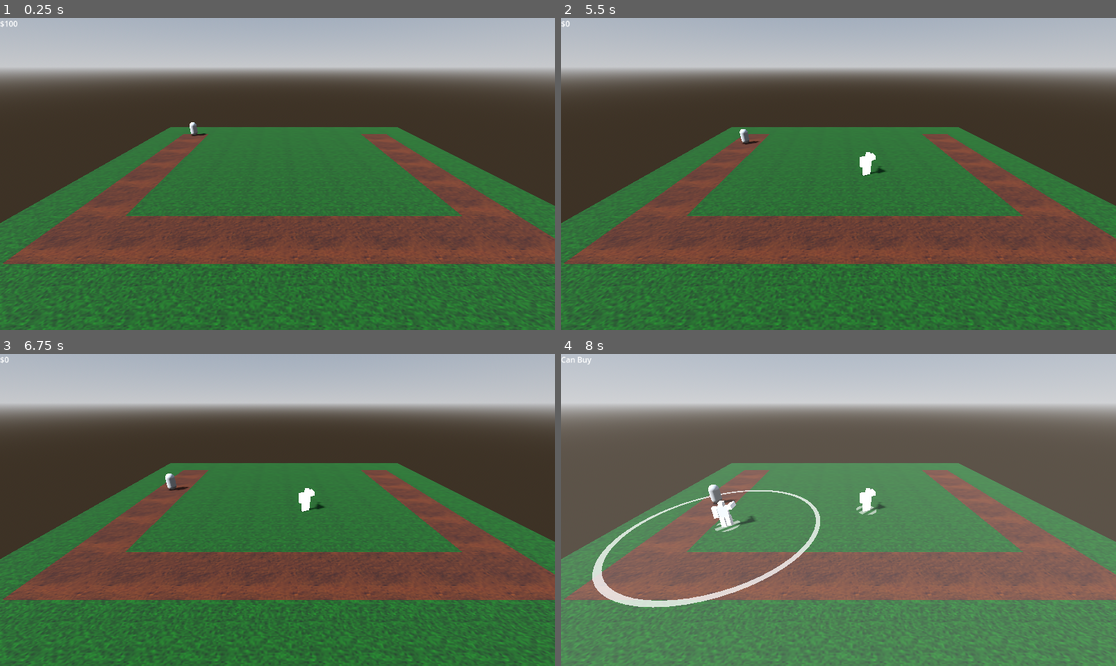
Above: before the commit, frames 1-4 (two rows, left to right).
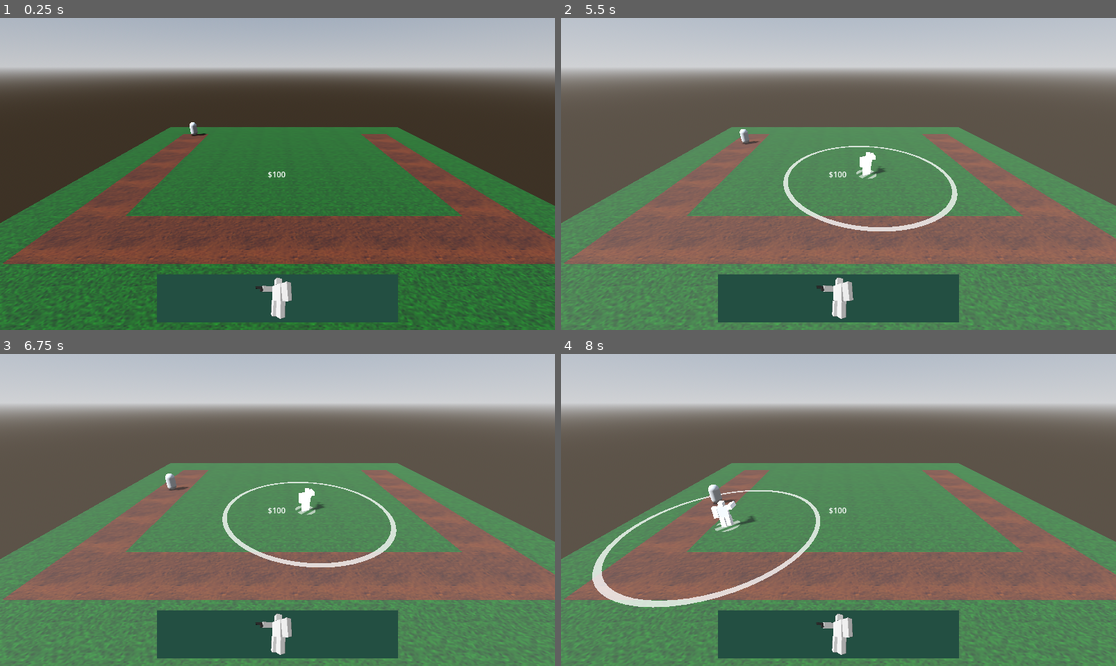
Above: after the commit, the same moments.

Repository: SirRight12/Godot-Tower-Defense
Game: Godot game, scene res://main.tscn
The game is run twice, just before and just after one commit, with the same random seed, the same clock (stepped at 60 frames per second) and the same inputs.
Inputs (mouse positions are in pixels of both pictures, inside the frame that each line leads up to):
- Up to frame 1 (0.25 s): no input
- Up to frame 2 (5.5 s): move the mouse to (960, 158) at 0.52 s; click (960, 158) at 0.6 s; move the mouse to (727, 189) at 1.27 s; click (727, 189) at 1.35 s; move the mouse to (894, 105) at 2.02 s; tap one key every 0.75 s from 2.1 s: 1 (select1) 2 (select2) 3 (select3) 4 (select4) 5 (select5); click (894, 105) at 2.3 s; move the mouse to (810, 236) at 2.77 s; click (810, 236) at 3.05 s; move the mouse to (1005, 220) at 3.52 s; click (1005, 220) at 3.8 s; move the mouse to (672, 127) at 4.27 s; click (672, 127) at 4.55 s; move the mouse to (866, 174) at 5.02 s; click (866, 174) at 5.3 s
- Up to frame 3 (6.75 s): move the mouse to (194, 432) at 5.77 s; click (194, 432) at 5.85 s; move the mouse to (399, 494) at 6.52 s; click (399, 494) at 6.6 s
- Up to frame 4 (8 s): move the mouse to (727, 525) at 7.27 s; tap 1 (select1) at 7.35 s; click (727, 525) at 7.55 s

The runs differ from the first frame. In frame 1, 4.6% of the frame differs, in the area x 0-72%, y 0-98%; in frame 2, 79%, in the area x 0-100%, y 0-100%; in frame 3, 79%; in frame 4, 7.0%.
Error before the commit: Invalid assignment of property or key 'size' with value of type 'float' on a base object of type 'Nil'. (res://Tower.gd:19)

Commit message:
Fix stupids (hopefully)

Diff:
--- a/DamageTower.gd
+++ b/DamageTower.gd
@@ -8,7 +8,6 @@
 @export var reload_time:float = 1:
 	get = get_reload_time
 @export var money_bonus:float = 1.0
-@onready var money:MoneyManager = game.request_manager(game.MANAGERS.MONEY)
 var awaiting_attack = false
 func _process(_delta):
 	if is_placeholder: return
--- a/GunTower.gd
+++ b/GunTower.gd
@@ -5,6 +5,7 @@
 	if !enemy: return
 	entity.shoot()
 	var dif = enemy.take_damage(damage)
+	print(dif)
 	money.add(dif*money_bonus)
 func _init():
 	pass
--- a/MoneyManager.gd
+++ b/MoneyManager.gd
@@ -11,8 +11,6 @@
 	money_display.text = "$" + str(amount)
 func request_purchase(price):
 	if price <= amount:
-		money_display.text = "Can't Buy"
 		sub(price)
 		return true
-	money_display.text = "Can Buy"
 	return false
--- a/PathHealthEntity.gd
+++ b/PathHealthEntity.gd
@@ -14,7 +14,7 @@
 	if damage <= 0:
 		damage = 1
 	hp -= damage
-	var money_return = hp
+	var money_return = damage
 	if hp <= 0 and !dead:
 		queue_free()
 		dead = true
--- a/Range.gd
+++ b/Range.gd
@@ -12,9 +12,7 @@
 	if entity.speed < 0: return
 	areas[str(body)] = body
 func _exit_area(body):
-	print(body)
 	areas.erase(str(body))
-	print(areas)
 func _ready():
 	area_entered.connect(_enter_area)
 	area_exited.connect(_exit_area)
@@ -23,7 +21,6 @@
 	var dict = {}
 	for x in areas:
 		var entity = get_entity(areas[x])
-		print(entity)
 		places.append(entity.progress)
 		places.sort()
 		dict[entity.progress] = entity
--- a/Scout.tscn
+++ b/Scout.tscn
@@ -10,6 +10,7 @@
 
 [node name="GunTower" type="Node3D"]
 script = ExtResource("3_avxn1")
+reload_time = 0.9
 money_bonus = 2.0
 tower_range = 2.0
 
--- a/Tower.gd
+++ b/Tower.gd
@@ -1,7 +1,7 @@
 @icon("res://Tower.svg")
 extends Node3D
 class_name Tower
-@export var tower_range:float = 1.0:
+@export var tower_range:float:
 	set = range_changed
 @export var cost:int = 100
 @export var upgrades:Array[Upgrade]
@@ -11,19 +11,25 @@
 @onready var deny_place_util:Area3D = get_tower_util("DenyPlace")
 @onready var game:GameManager = get_parent_node_3d().find_child("GameManager")
 @onready var scaler:TimeScale = game.request_manager(game.MANAGERS.TIMESCALE)
+@onready var money:MoneyManager = game.request_manager(game.MANAGERS.MONEY)
 var is_placeholder = false
 func range_changed(val):
 	tower_range = val
+	if !is_node_ready():
+		await ready
 	update_range()
 func update_range():
+	print(range_util)
 	range_util.size = tower_range
 func _init():
 	assert(false,"Tower is an abstract class")
 func _ready():
+	entity.idle()
+	print("hello?")
+	add_to_group("tower")
 	update_range()
-	entity.idle()
-	add_to_group("tower")
 func get_tower_util(util_name:String) -> Node3D:
+	print(utils)
 	return utils.find_child(util_name)
 func show_range():
 	range_util.visible = true
--- a/TowerAnimations.gd
+++ b/TowerAnimations.gd
@@ -2,11 +2,9 @@
 class_name TowerAnimations
 @export var player:AnimationPlayer
 func idle():
-	print("help")
 	player.play("Idle",.1)
 	pass
 func shoot():
-	print("shootism time ig")
 	player.play("Shoot",.1)
 	await player.animation_finished
 	idle()
--- a/game_manager.tscn
+++ b/game_manager.tscn
@@ -12,7 +12,12 @@
 [ext_resource type="Script" path="res://TowerRegistry.gd" id="10_erg5a"]
 [ext_resource type="PackedScene" uid="uid://dvbmgppw84ix5" path="res://Scout.tscn" id="11_pbg38"]
 [ext_resource type="Script" path="res://MoneyManager.gd" id="12_jkxa6"]
-[ext_resource type="Script" path="res://console.gd" id="13_w67di"]
+[ext_resource type="PackedScene" uid="uid://c8mpj1ian0gp1" path="res://scout_viewport.tscn" id="13_2i8tw"]
+
+[sub_resource type="Environment" id="Environment_v7e1u"]
+
+[sub_resource type="World3D" id="World3D_ajp6u"]
+environment = SubResource("Environment_v7e1u")
 
 [node name="GameManager" type="Node"]
 script = ExtResource("1_er8mo")
@@ -42,16 +47,76 @@
 
 [node name="MoneyManager" type="Node" parent="." node_paths=PackedStringArray("money_display")]
 script = ExtResource("12_jkxa6")
-money_display = NodePath("../Label")
+money_display = NodePath("../Control/Label")
 
-[node name="Label" type="Label" parent="."]
-offset_right = 40.0
-offset_bottom = 23.0
+[node name="Control" type="Control" parent="."]
+layout_mode = 3
+anchors_preset = 8
+anchor_left = 0.5
+anchor_top = 0.5
+anchor_right = 0.5
+anchor_bottom = 0.5
+offset_left = -576.0
+offset_top = -324.0
+offset_right = 576.0
+offset_bottom = 324.0
+grow_horizontal = 2
+grow_vertical = 2
+
+[node name="Label" type="Label" parent="Control"]
+layout_mode = 1
+anchors_preset = 8
+anchor_left = 0.5
+anchor_top = 0.5
+anchor_right = 0.5
+anchor_bottom = 0.5
+offset_left = -20.0
+offset_top = -11.5
+offset_right = 20.0
+offset_bottom = 11.5
+grow_horizontal = 2
+grow_vertical = 2
 text = "$100
 "
 
-[node name="Console" type="Label" parent="."]
-visible = false
-offset_right = 40.0
-offset_bottom = 23.0
-script = ExtResource("13_w67di")
+[node name="Control" type="Control" parent="Control"]
+layout_mode = 1
+anchor_left = 0.5
+anchor_top = 0.898
+anchor_right = 0.5
+anchor_bottom = 0.898
+grow_horizontal = 2
+grow_vertical = 0
+
+[node name="ColorRect" type="ColorRect" parent="Control/Control"]
+layout_mode = 1
+anchors_preset = 8
+anchor_left = 0.5
+anchor_top = 0.5
+anchor_right = 0.5
+anchor_bottom = 0.5
+offset_left = -250.0
+offset_top = -50.0
+offset_right = 250.0
+offset_bottom = 50.0
+grow_horizontal = 2
+grow_vertical = 2
+color = Color(0.137255, 0.309804, 0.258824, 1)
+
+[node name="SubViewportContainer" type="SubViewportContainer" parent="Control/Control"]
+layout_mode = 0
+offset_left = -50.0
+offset_top = -50.0
+offset_right = 50.0
+offset_bottom = 50.0
+stretch = true
+
+[node name="SubViewport" type="SubViewport" parent="Control/Control/SubViewportContainer"]
+own_world_3d = true
+world_3d = SubResource("World3D_ajp6u")
+transparent_bg = true
+handle_input_locally = false
+size = Vector2i(100, 100)
+render_target_update_mode = 4
+
+[node name="Node3D" parent="Control/Control/SubViewportContainer/SubViewport" instance=ExtResource("13_2i8tw")]
--- a/project.godot
+++ b/project.godot
@@ -58,3 +58,7 @@
 3d_physics/layer_3="Deny Placement"
 3d_physics/layer_4="Enemy Picking"
 3d_physics/layer_7="Enemy Detection"
+
+[rendering]
+
+renderer/rendering_method="gl_compatibility"
--- a/scout_entity.tscn
+++ b/scout_entity.tscn
@@ -42,6 +42,8 @@
 blend_shape_mode = 0
 shadow_mesh = SubResource("ArrayMesh_73q10")
 
+[sub_resource type="StandardMaterial3D" id="StandardMaterial3D_hatf8"]
+
 [sub_resource type="ArrayMesh" id="ArrayMesh_ipfsx"]
 _surfaces = [{
 "aabb": AABB(-0.03125, 0.15625, 0.015625, 0.03126, 0.03126, 0.03126),
@@ -64,7 +66,7 @@
 "format": 34896613399,
 "index_count": 36,
 "index_data": PackedByteArray(0, 0, 1, 0, 2, 0, 2, 0, 1, 0, 3, 0, 4, 0, 5, 0, 6, 0, 6, 0, 5, 0, 7, 0, 8, 0, 9, 0, 10, 0, 10, 0, 9, 0, 11, 0, 12, 0, 13, 0, 14, 0, 14, 0, 13, 0, 15, 0, 16, 0, 17, 0, 18, 0, 18, 0, 17, 0, 19, 0, 20, 0, 21, 0, 22, 0, 22, 0, 21, 0, 23, 0),
-"material": SubResource("StandardMaterial3D_nsop7"),
+"material": SubResource("StandardMaterial3D_hatf8"),
 "name": "material_0",
 "primitive": 3,
 "uv_scale": Vector4(0, 0, 0, 0),
@@ -775,7 +777,7 @@
 transform = Transform3D(1, 0, 0, 0, 1, 0, 0, 0, 1, 0, 0.078125, 0)
 
 [node name="cube2" type="MeshInstance3D" parent="RootBone/UpperBody/Head"]
-transform = Transform3D(1, 0, 0, 0, 1, 0, 0, 0, 1, 0.015625, -0.15625, -0.03125)
+transform = Transform3D(1, 0, 0, 0, 1, 0, 0, 0, 1, 0.0152272, -0.15625, -0.0301916)
 mesh = SubResource("ArrayMesh_adck2")
 skeleton = NodePath("")
 
--- /dev/null
+++ b/scout_viewport.tscn
@@ -0,0 +1,23 @@
+[gd_scene load_steps=4 format=3 uid="uid://c8mpj1ian0gp1"]
+
+[ext_resource type="PackedScene" uid="uid://c8re26m6egyhe" path="res://scout_entity.tscn" id="1_0u2wi"]
+[ext_resource type="Script" path="res://scout_viewport_animations.gd" id="2_uwgqf"]
+
+[sub_resource type="Environment" id="Environment_175ek"]
+
+[node name="Node3D" type="Node3D"]
+
+[node name="Camera3D" type="Camera3D" parent="."]
+environment = SubResource("Environment_175ek")
+fov = 60.3
+size = 0.335
+
+[node name="DirectionalLight3D" type="DirectionalLight3D" parent="."]
+transform = Transform3D(0.844328, 0.205052, -0.495039, 0, 0.92388, 0.382683, 0.535827, -0.32311, 0.780057, -0.397749, 0.186524, -0.0468163)
+shadow_enabled = true
+
+[node name="Entity" parent="." instance=ExtResource("1_0u2wi")]
+transform = Transform3D(-0.430511, 0, 0.902585, 0, 1, 0, -0.902585, 0, -0.430511, 0, -0.091, -0.212)
+script = ExtResource("2_uwgqf")
+
+[editable path="Entity"]
--- /dev/null
+++ b/scout_viewport_animations.gd
@@ -0,0 +1,4 @@
+extends "res://TowerAnimations.gd"
+
+func _ready():
+	idle()
--- a/test_subview.tscn
+++ b/test_subview.tscn
@@ -1,8 +1,6 @@
-[gd_scene load_steps=3 format=3 uid="uid://b8uqpodok8fm5"]
+[gd_scene load_steps=2 format=3 uid="uid://b8uqpodok8fm5"]
 
-[ext_resource type="PackedScene" uid="uid://c8re26m6egyhe" path="res://scout_entity.tscn" id="1_jdnf3"]
-
-[sub_resource type="Environment" id="Environment_175ek"]
+[ext_resource type="PackedScene" uid="uid://c8mpj1ian0gp1" path="res://scout_viewport.tscn" id="1_0k0h0"]
 
 [node name="Control" type="Control"]
 layout_mode = 3
@@ -16,6 +14,7 @@
 layout_mode = 0
 offset_right = 100.0
 offset_bottom = 100.0
+stretch = true
 
 [node name="SubViewport" type="SubViewport" parent="SubViewportContainer"]
 transparent_bg = true
@@ -23,16 +22,4 @@
 size = Vector2i(100, 100)
 render_target_update_mode = 4
 
-[node name="Node3D" type="Node3D" parent="SubViewportContainer/SubViewport"]
-
-[node name="Camera3D" type="Camera3D" parent="SubViewportContainer/SubViewport/Node3D"]
-environment = SubResource("Environment_175ek")
-fov = 60.3
-size = 0.335
-
-[node name="DirectionalLight3D" type="DirectionalLight3D" parent="SubViewportContainer/SubViewport/Node3D"]
-transform = Transform3D(0.844328, 0.205052, -0.495039, 0, 0.92388, 0.382683, 0.535827, -0.32311, 0.780057, -0.397749, 0.186524, -0.0468163)
-shadow_enabled = true
-
-[node name="Entity" parent="SubViewportContainer/SubViewport/Node3D" instance=ExtResource("1_jdnf3")]
-transform = Transform3D(-0.430511, 0, 0.902585, 0, 1, 0, -0.902585, 0, -0.430511, 0, -0.091, -0.212)
+[node name="Node3D" parent="SubViewportContainer/SubViewport" instance=ExtResource("1_0k0h0")]
Not shown: 1 places in game_manager.tscn that only renumber resources
Not shown: 1 places in scout_entity.tscn that only renumber resources
Not shown: 4 places in tileset.tres that only renumber resources
